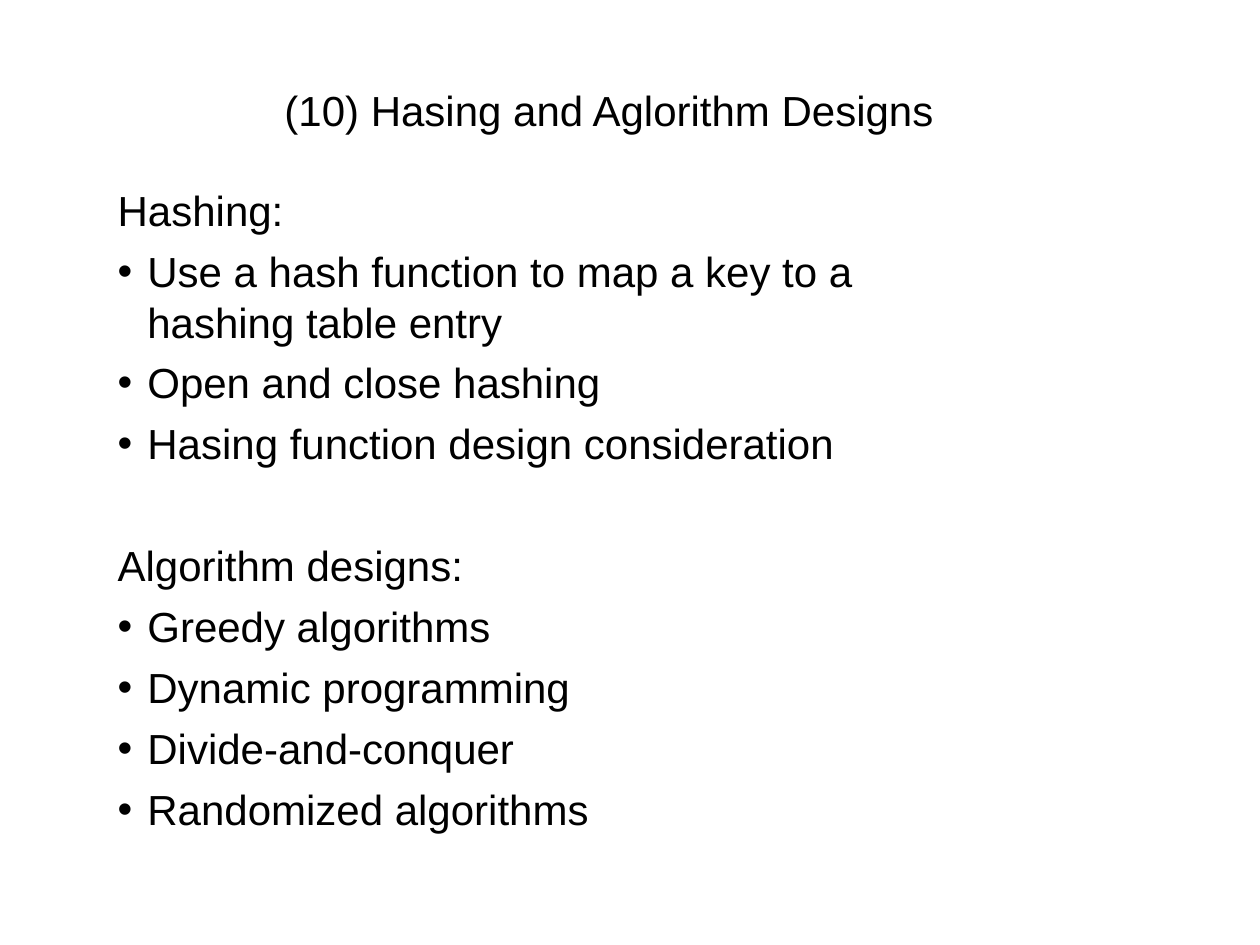
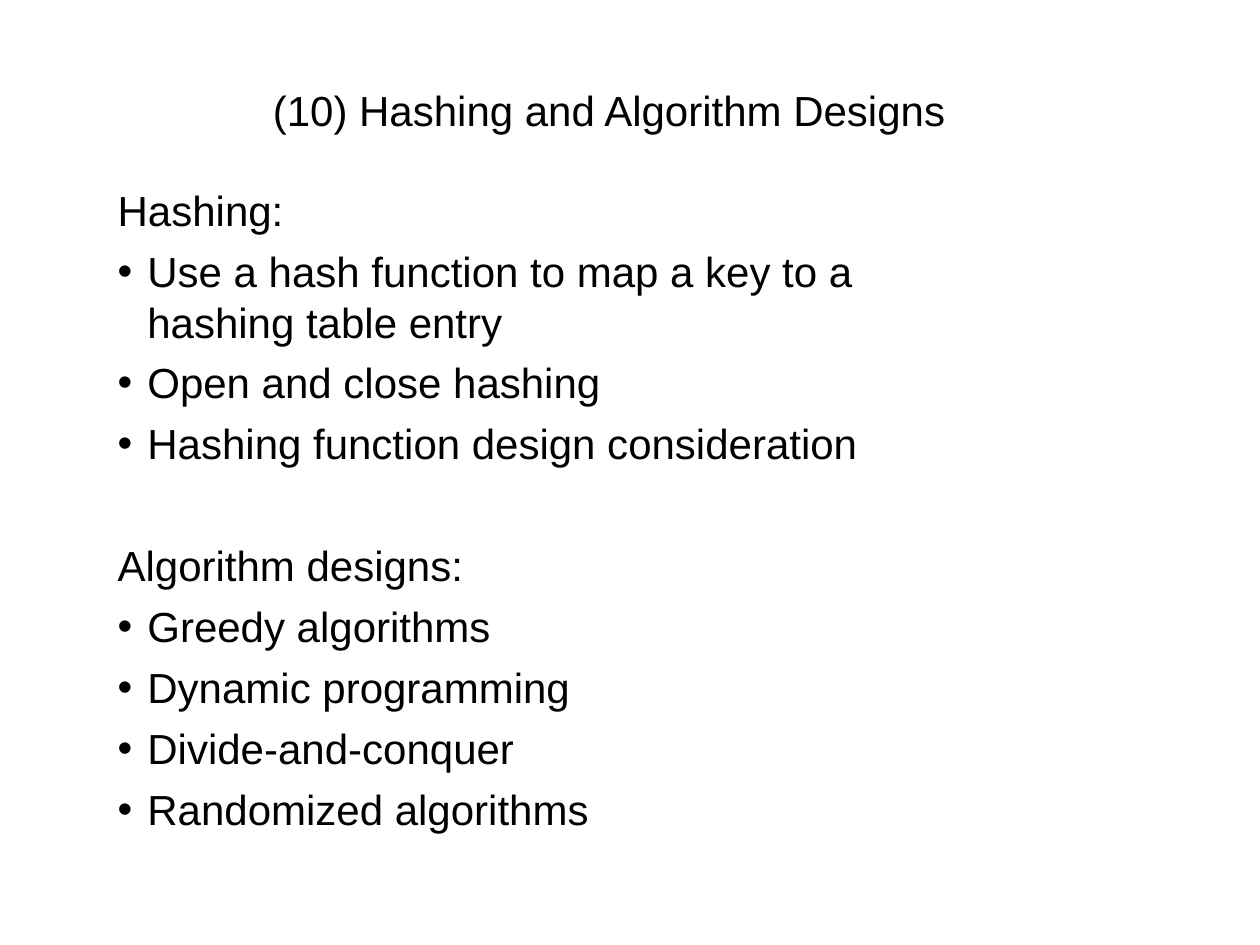
Before and after one commit to Polo08816/AdvancedDataStructures, a slide deck: slide 6 of AdvancedDataStructures/Slides/Final Exam Review2015.ppt. Drawn at 1260x945 pixels with LibreOffice and Linux fonts; fonts in the diff are those of the drawing. Boxes give left, top, right and bottom in pixels: in the first picture for what was removed or moved away, otherwise in the second. Text is boxed around its words. In the diff, an @@ line names an element or a change of style, - is before the commit and + after.

Commit message:
Spelling corrections.

```diff
--- a/AdvancedDataStructures/Slides/Final Exam Review2015.ppt
+++ b/AdvancedDataStructures/Slides/Final Exam Review2015.ppt
@@ title at (273,95,945,135): text changed @@
-(10) Hasing and Aglorithm Designs
+(10) Hashing and Algorithm Designs
@@ subtitle at (147,428,857,468): text changed @@
-• Hasing function design consideration
+• Hashing function design consideration
```
